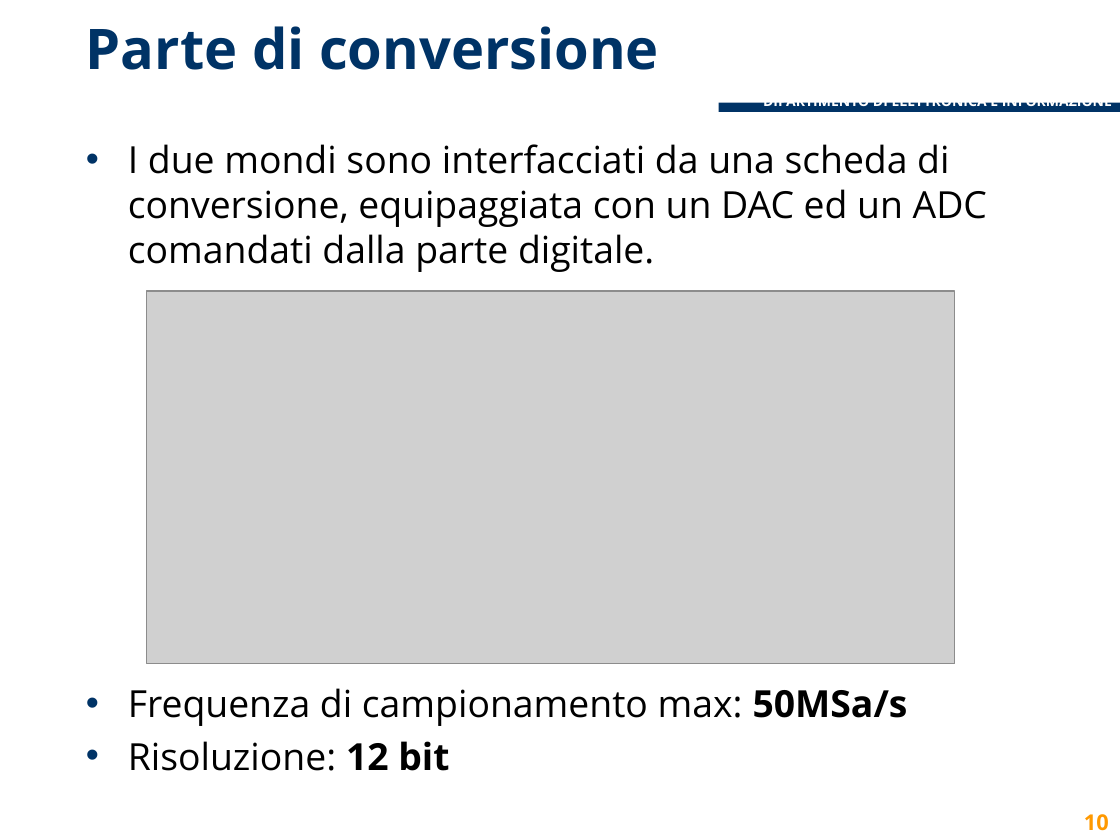
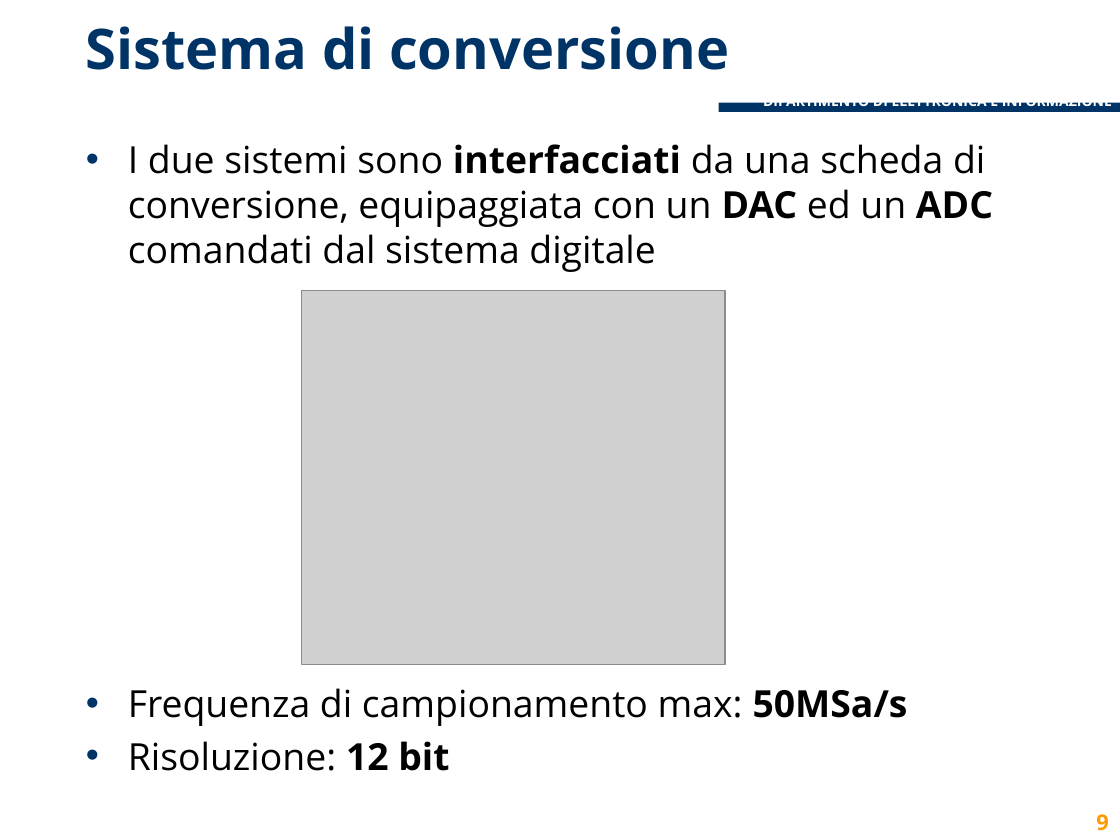
Before and after one commit to lcavagnispolimi/thesis_latex, a slide deck: slide 9 of presentazione_discussione.pptx (slide 10 before the commit). Drawn at 1120x840 pixels with LibreOffice and Linux fonts; fonts in the diff are those of the drawing; grey boxes stand for pictures; background and template pictures are left out. Boxes give left, top, right and bottom in pixels: in the first picture for what was removed or moved away, otherwise in the second. Text is boxed around its words. In the diff, an @@ line names an element or a change of style, - is before the commit and + after.

```diff
--- a/presentazione_discussione.pptx
+++ b/presentazione_discussione.pptx
@@ title at bbox=[86, 26, 729, 70]: text changed @@
-Parte di conversione
+Sistema di conversione
@@ text at bbox=[128, 144, 993, 272]: text changed @@
-• I due mondi sono interfacciati da una scheda di conversione, equipaggiata con un DAC ed un ADC comandati dalla parte digitale.
+• I due sistemi sono interfacciati da una scheda di conversione, equipaggiata con un DAC ed un ADC comandati dal sistema digitale
@@ picture: place and size @@
-picture at bbox=[147, 291, 955, 664]
+picture at bbox=[301, 291, 725, 664]
@@ page number at bbox=[1096, 814, 1108, 831]: text changed @@
-10
+9
```
Also in this commit, not shown: 17 other slides changed, 2 slides added.
